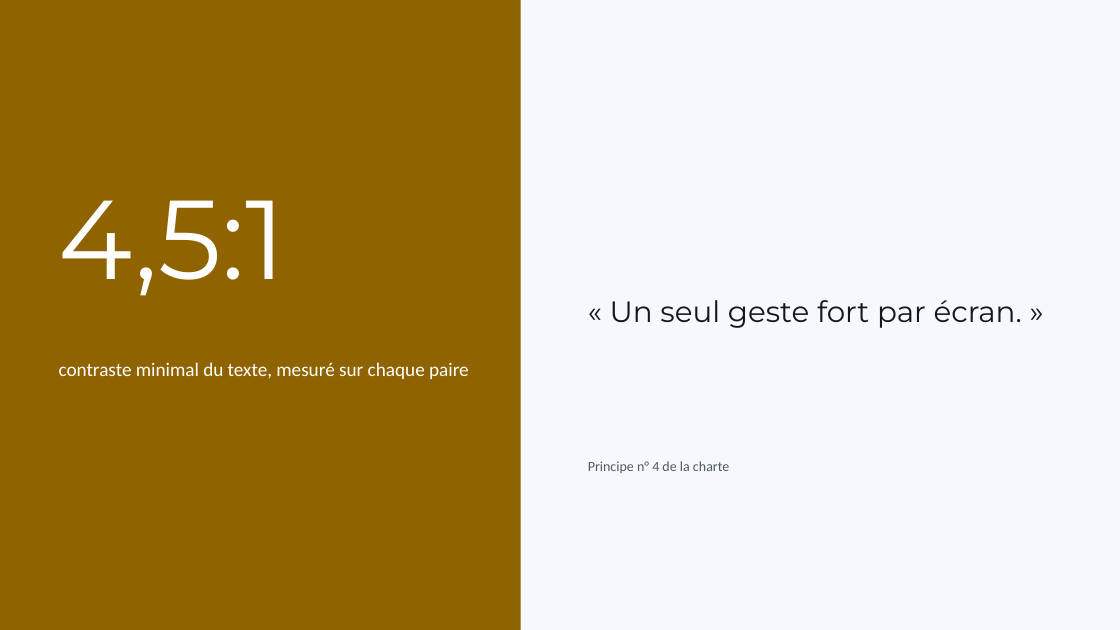
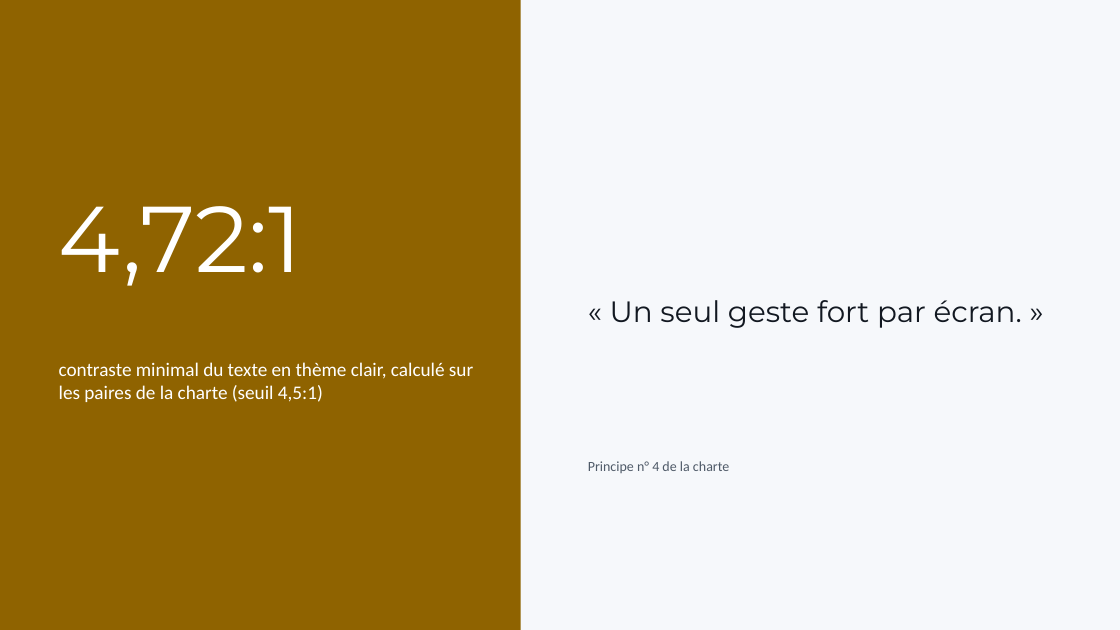
Before and after one commit to Aliquanto3/charte-generique, a slide deck: slide 5 of specimens/office/sortie/deck.pptx. Drawn at 1120x630 pixels with LibreOffice and Linux fonts; fonts in the diff are those of the drawing. Boxes give left, top, right and bottom in pixels: in the first picture for what was removed or moved away, otherwise in the second. Text is boxed around its words. In the diff, an @@ line names an element or a change of style, - is before the commit and + after.

```diff
--- a/specimens/office/sortie/deck.pptx
+++ b/specimens/office/sortie/deck.pptx
@@ text at [59,206,303,286]: text changed; size 96 to 80 pt @@
-4,5:1
+4,72:1
@@ text at [59,362,473,402]: text changed @@
-contraste minimal du texte, mesuré sur chaque paire
+contraste minimal du texte en thème clair, calculé sur les paires de la charte (seuil 4,5:1)
```
Also in this commit, not shown: 9 other files.
